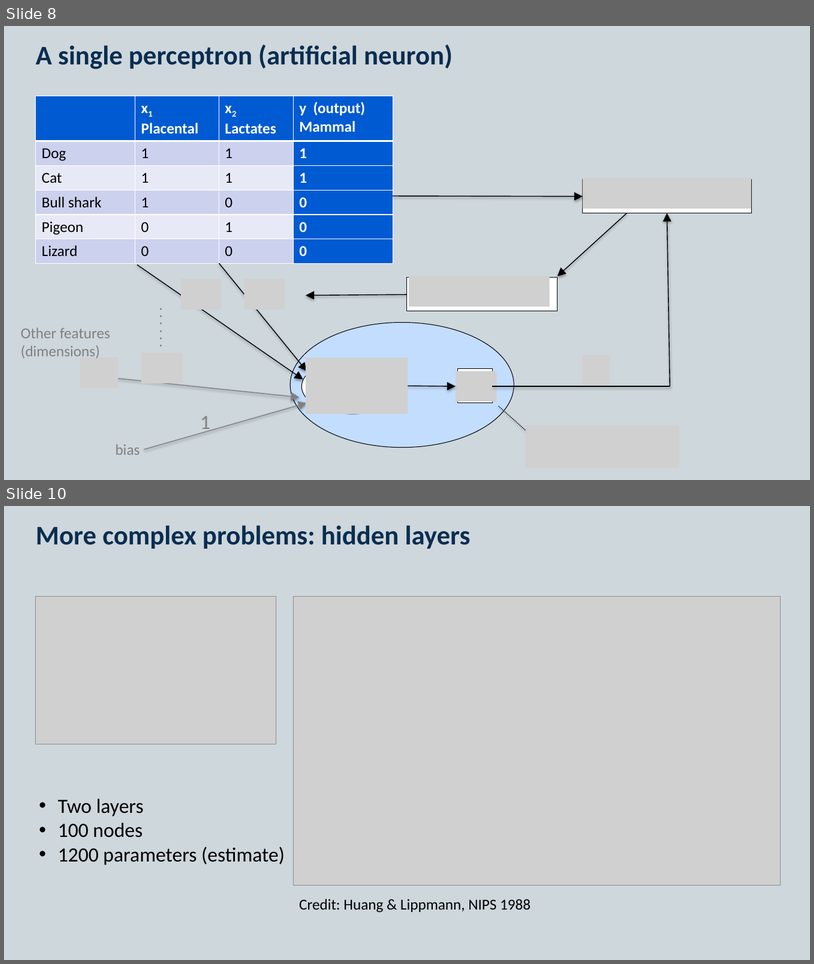
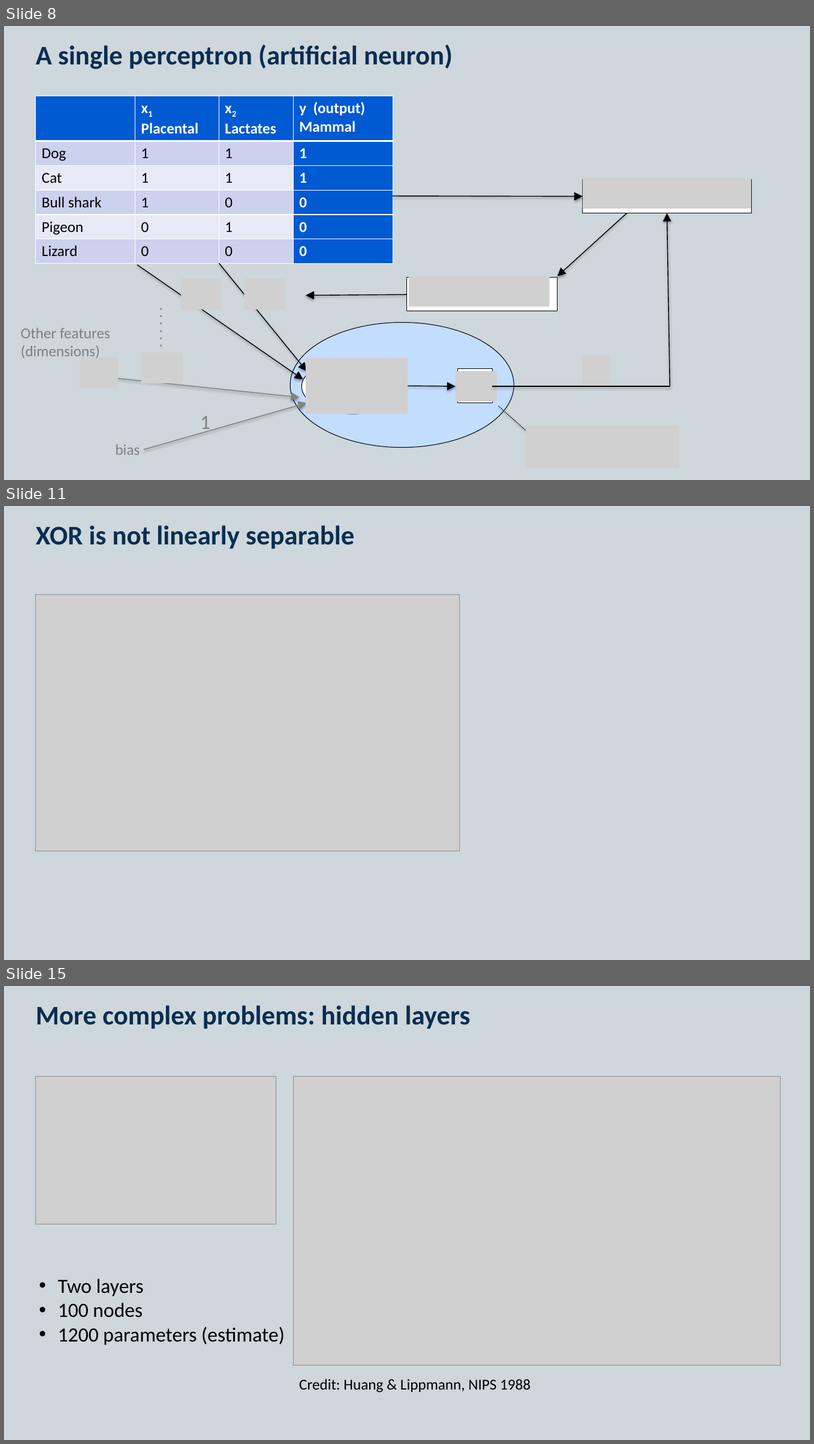
Before and after one commit to KCL-Health-NLP/nlp_youth_awards, a slide deck: presentations/neural-networks.pptx. Shown one above the other, each under a label of ours: slides 8 and 10 before the commit, slides 8, 11 and 15 after it; the slides between them are not shown. The pictures are 814x964 and 814x1444 pixels, drawn with LibreOffice and Linux fonts; fonts in the diff are those of the drawing; grey boxes stand for pictures. Boxes give left, top, right and bottom in pixels: in the first picture for what was removed or moved away, otherwise in the second. Text is boxed around its words. In the diff, an @@ line names an element or a change of style, - is before the commit and + after.

```diff
--- a/presentations/neural-networks.pptx
+++ b/presentations/neural-networks.pptx
@@ slide 11 added at [4,506,810,960], background #CDD7DC; not listed: 2 template elements that a slide beside it also shows @@
@@ title added at [36,525,354,549], 32 pt, text #0A2D50, bold @@
+XOR is not linearly separable
@@ picture added at [35,594,459,850] @@
@@ what was slide 10 is now slide 15 @@
```
Also in this commit, not shown: 4 other slides added, 3 other files.
